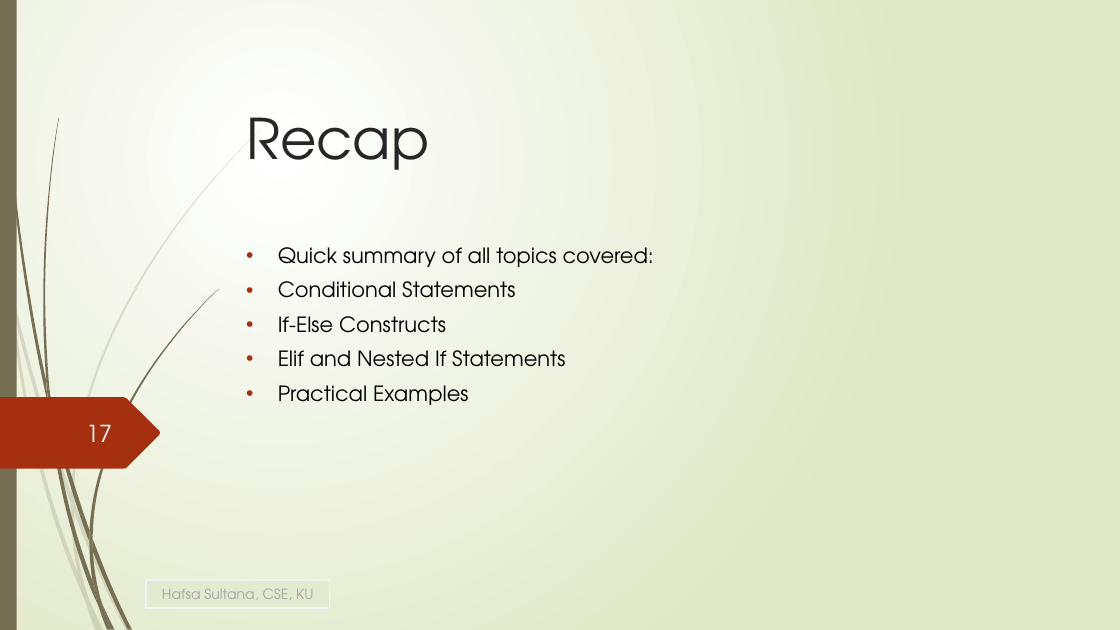
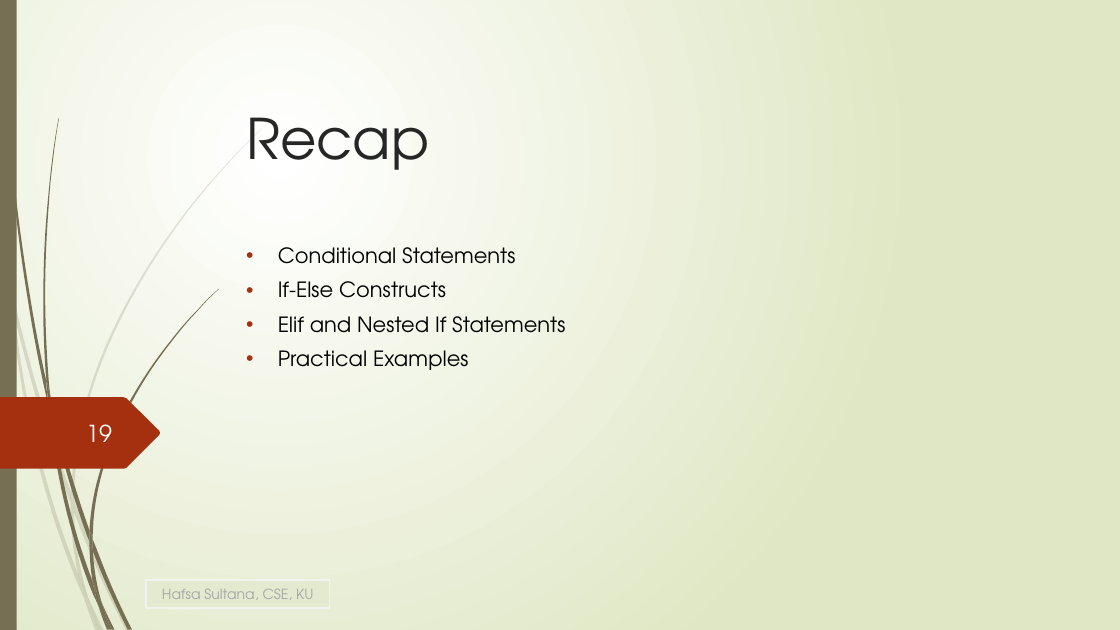
Before and after one commit to HafsaSultana/Python-Programming-Course-of-Bangladesh-Computer-Council, a slide deck: slide 19 of Lecture/Lecture6_If_Else.pptx (slide 17 before the commit). Drawn at 1120x630 pixels with LibreOffice and Linux fonts; fonts in the diff are those of the drawing. Boxes give left, top, right and bottom in pixels: in the first picture for what was removed or moved away, otherwise in the second. Text is boxed around its words. In the diff, an @@ line names an element or a change of style, - is before the commit and + after.

```diff
--- a/Lecture/Lecture6_If_Else.pptx
+++ b/Lecture/Lecture6_If_Else.pptx
@@ subtitle at (278, 247, 654, 267): paragraph removed @@
-• Quick summary of all topics covered:
@@ page number at (86, 424, 112, 442): text changed @@
-17
+19
```
Also in this commit, not shown: 12 other slides changed, 4 slides added, 2 slides removed, 10 other files.
